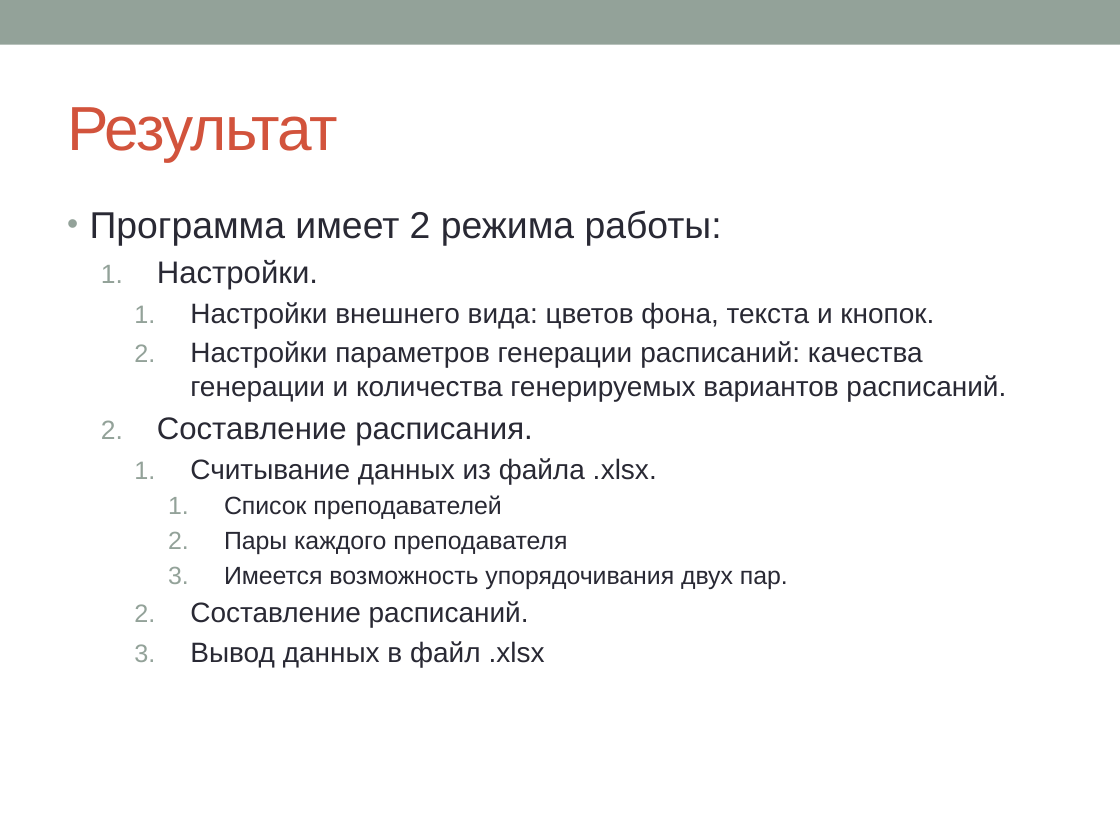
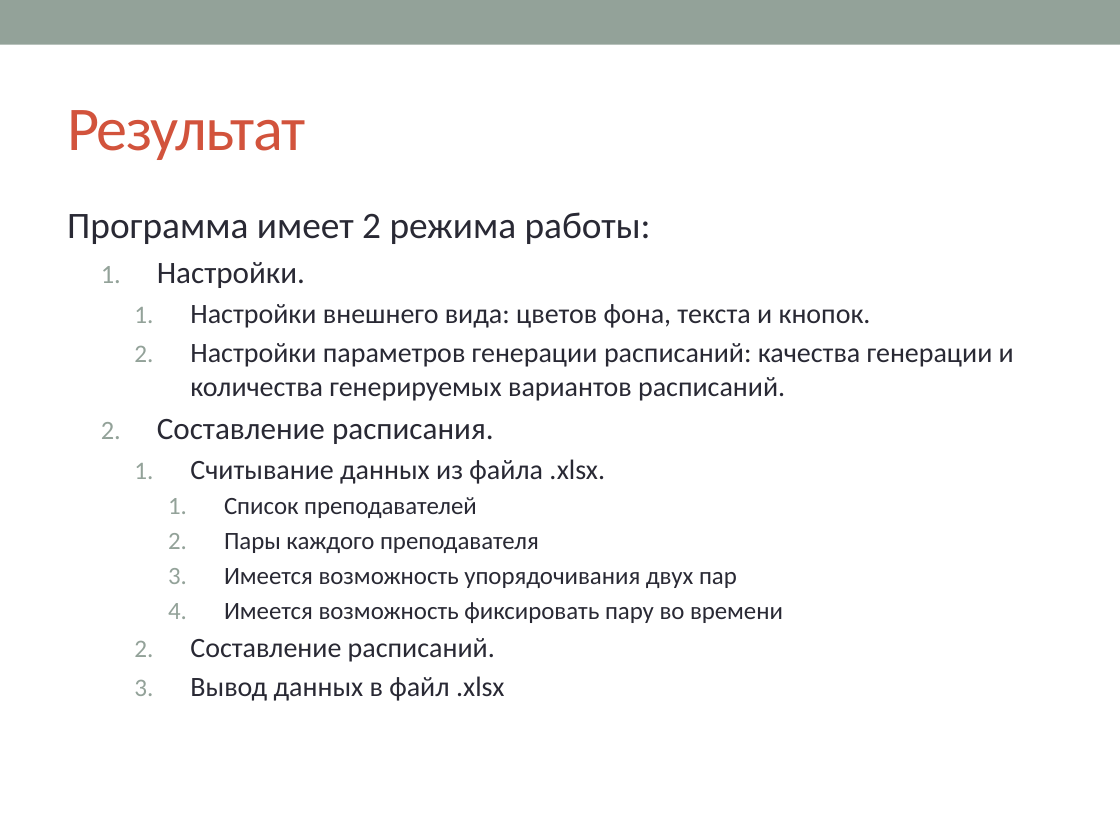
Before and after one commit to leschtsch/timetable, a slide deck: slide 6 of документы/Презентация проекта для программистов1.pptx. Drawn at 1120x840 pixels with LibreOffice and Linux fonts; fonts in the diff are those of the drawing. Boxes give left, top, right and bottom in pixels: in the first picture for what was removed or moved away, otherwise in the second. Text is boxed around its words. In the diff, an @@ line names an element or a change of style, - is before the commit and + after.

```diff
--- a/документы/Презентация проекта для программистов1.pptx
+++ b/документы/Презентация проекта для программистов1.pptx
@@ title "Результат" at (67,110,305,160): font Arial to Calibri @@
@@ text at (67,212,1014,701): font Arial to Calibri in "Программа имеет 2 режима работы:", "Настройки.", "Настройки внешнего вида: цветов фона, текста и ...", "Настройки параметров генерации расписаний: качества генераци ..." and 6 more places; bullet • to none @@
@@ text at (224,568,783,623): text changed; font Arial to Calibri @@
-      3. Имеется возможность упорядочивания двух пар.
+      3. Имеется возможность упорядочивания двух пар
+      4. Имеется возможность фиксировать пару во времени
```
Also in this commit, not shown: 8 other slides changed, 2 slides removed, 7 other files.
